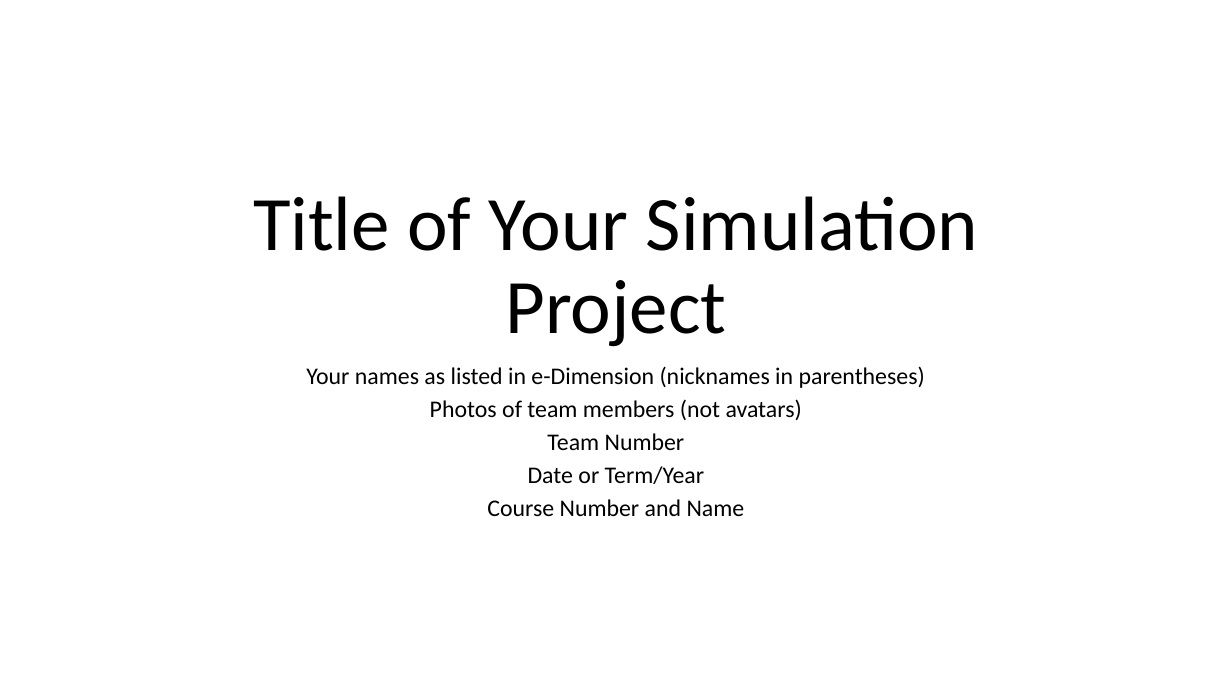
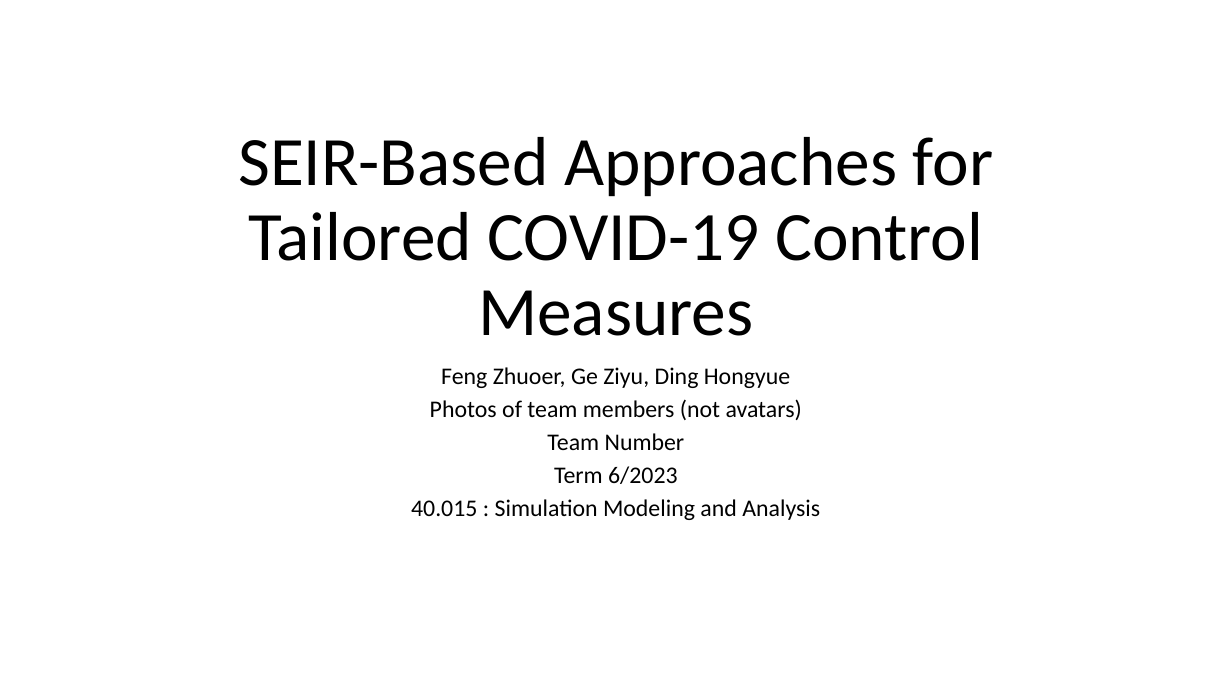
Before and after one commit to zoeyyes/SMA, a slide deck: slide 1 of Project Team Number/Title Page/Sample Title Page.pptx. Drawn at 1232x693 pixels with LibreOffice and Linux fonts; fonts in the diff are those of the drawing. Boxes give left, top, right and bottom in pixels: in the first picture for what was removed or moved away, otherwise in the second. Text is boxed around its words. In the diff, an @@ line names an element or a change of style, - is before the commit and + after.

```diff
--- a/Project Team Number/Title Page/Sample Title Page.pptx
+++ b/Project Team Number/Title Page/Sample Title Page.pptx
@@ title at [238, 137, 993, 336]: text changed; size 60 to 54 pt @@
-Title of Your Simulation Project
+SEIR-Based Approaches for Tailored COVID-19 Control Measures
@@ subtitle at [441, 367, 790, 388]: text changed @@
-Your names as listed in e-Dimension (nicknames in parentheses)
+Feng Zhuoer, Ge Ziyu, Ding Hongyue
@@ subtitle at [411, 466, 820, 520]: text changed @@
-Date or Term/Year
-Course Number and Name
+Term 6/2023
+40.015 : Simulation Modeling and Analysis
```
Also in this commit, not shown: 3 other files.
